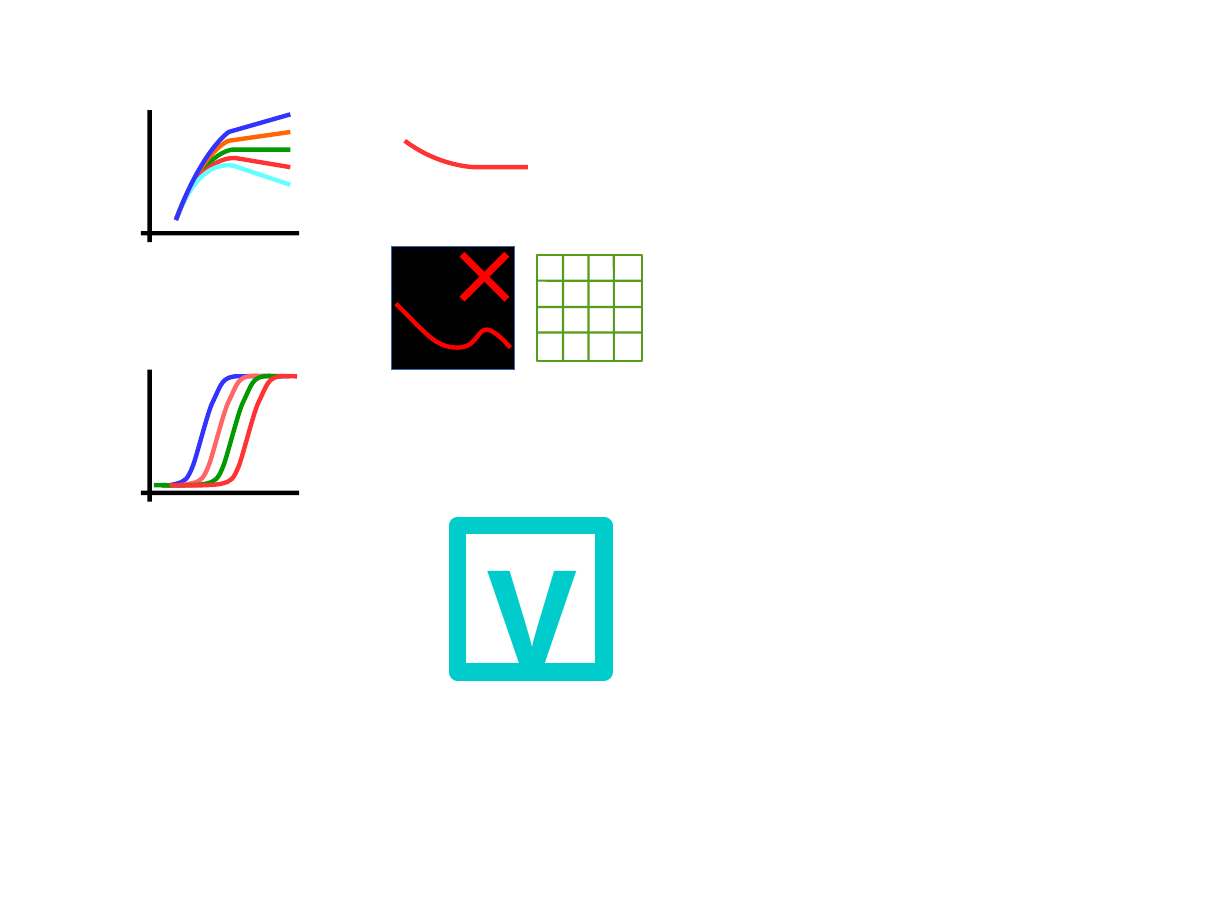
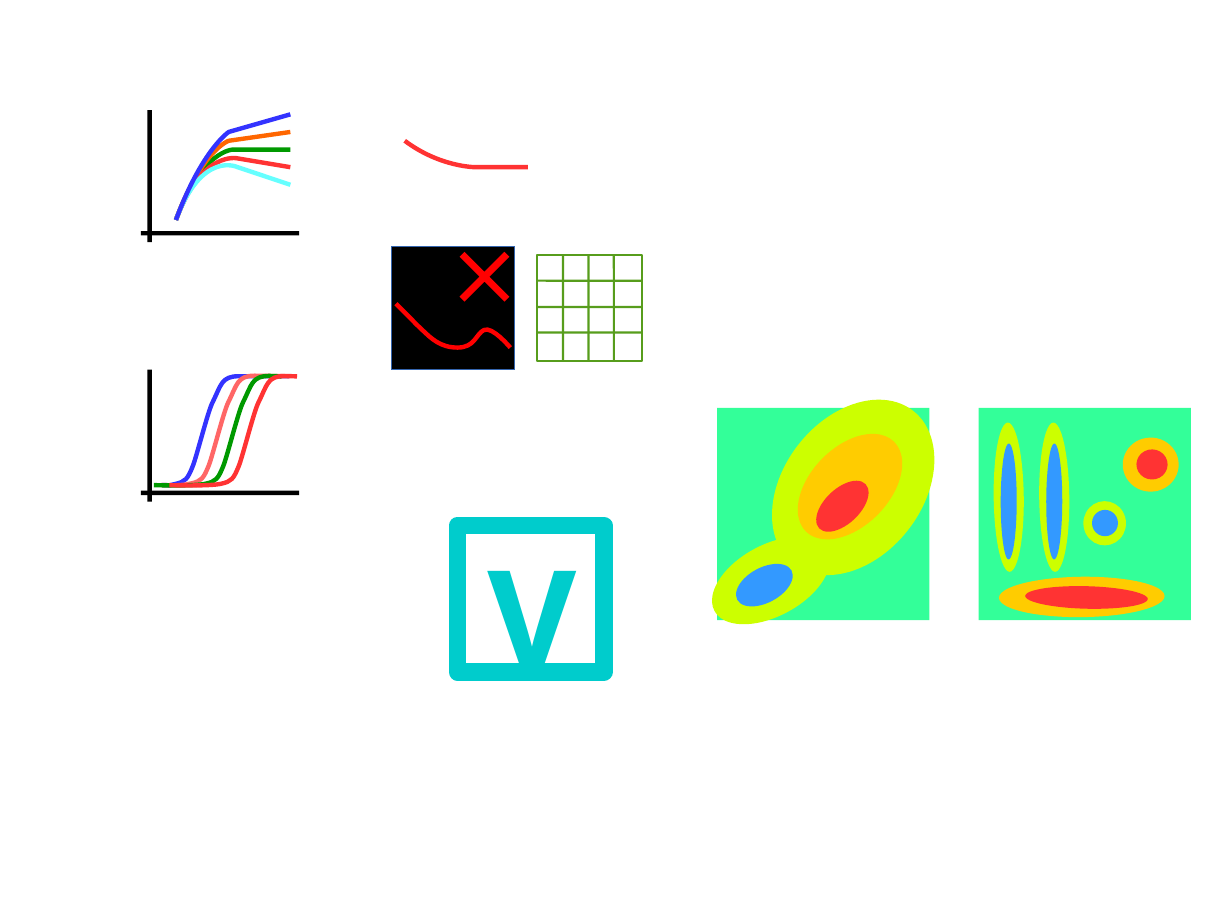
Before and after one commit to PauloCarvalhoRJ/gammaray, a slide deck: slide 11 of art/logo.odp. Drawn at 1232x924 pixels with LibreOffice and Linux fonts; fonts in the diff are those of the drawing. Boxes give left, top, right and bottom in pixels: in the first picture for what was removed or moved away, otherwise in the second. Text is boxed around its words. In the diff, an @@ line names an element or a change of style, - is before the commit and + after.

```diff
--- a/art/logo.odp
+++ b/art/logo.odp
@@ ellipse added at [738, 368, 968, 607], fill #CCFF00 @@
@@ rectangle added at [718, 408, 930, 620], fill #33FF99 @@
@@ ellipse added at [778, 414, 923, 560], fill #FFCC00 @@
@@ rectangle added at [979, 408, 1192, 620], fill #33FF99 @@
@@ ellipse added at [994, 422, 1026, 572], fill #CCFF00 @@
@@ ellipse added at [1002, 443, 1017, 559], fill #3399FF @@
@@ ellipse added at [1039, 422, 1071, 572], fill #CCFF00 @@
@@ ellipse added at [1047, 443, 1063, 559], fill #3399FF @@
@@ ellipse added at [1123, 438, 1180, 492], fill #FFCC00 @@
@@ ellipse added at [1137, 449, 1169, 480], fill #FF3333 @@
@@ ellipse added at [807, 471, 877, 540], fill #FF3333 @@
@@ ellipse added at [1084, 501, 1127, 546], fill #CCFF00 @@
@@ ellipse added at [1093, 509, 1119, 536], fill #3399FF @@
@@ ellipse added at [697, 519, 844, 643], fill #CCFF00 @@
@@ ellipse added at [729, 555, 799, 615], fill #3399FF @@
@@ ellipse added at [999, 576, 1165, 618], fill #FFCC00 @@
@@ ellipse added at [1025, 585, 1148, 611], fill #FF3333 @@
```
Also in this commit, not shown: 1 other slide changed, 6 other files.
